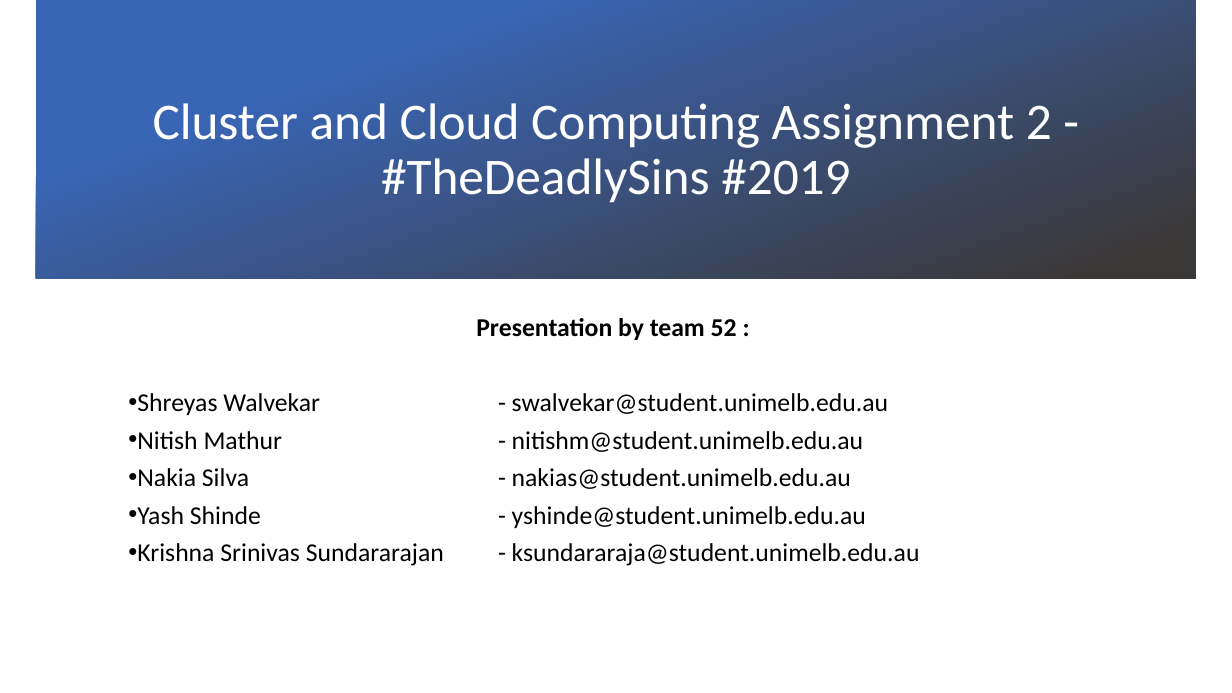
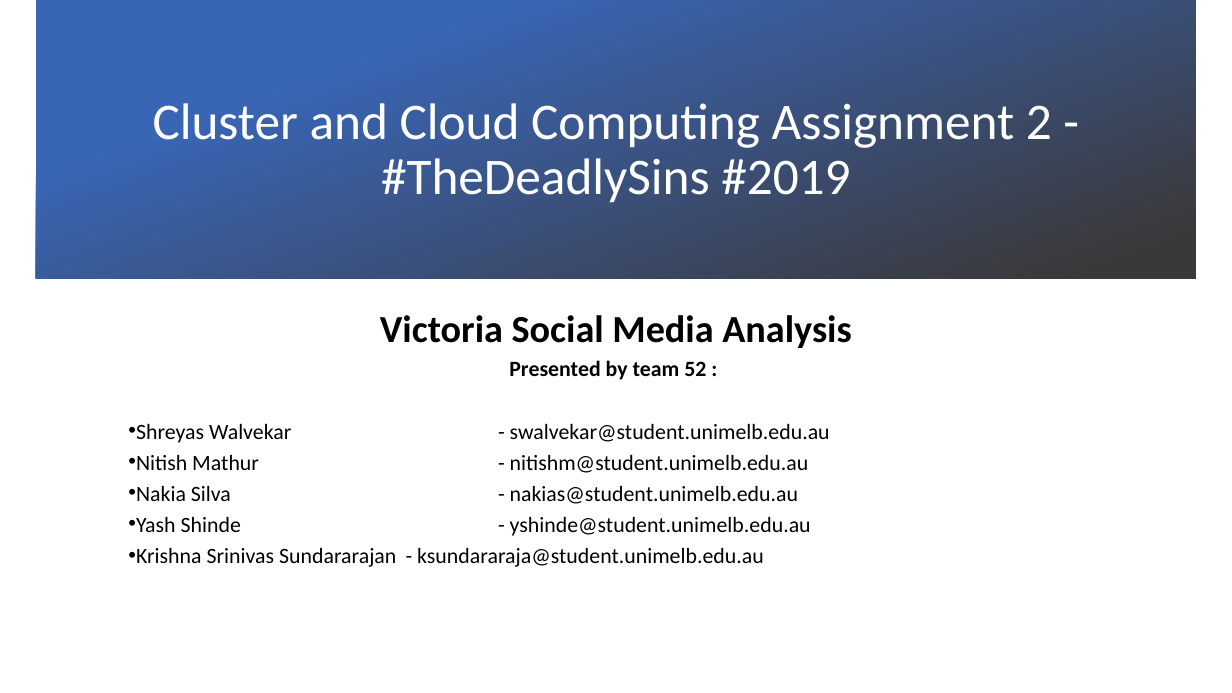
Before and after one commit to demiGod095/Cloud-GOT-Crimes, a slide deck: slide 1 of Presentation.pptx. Drawn at 1232x693 pixels with LibreOffice and Linux fonts; fonts in the diff are those of the drawing; background and template pictures are left out. Boxes give left, top, right and bottom in pixels: in the first picture for what was removed or moved away, otherwise in the second. Text is boxed around its words. In the diff, an @@ line names an element or a change of style, - is before the commit and + after.

```diff
--- a/Presentation.pptx
+++ b/Presentation.pptx
@@ subtitle at (380,315,851,380): text changed; size 20 to 29.8 pt @@
-Presentation by team 52 :
+Victoria Social Media Analysis
+Presented by team 52 :
@@ subtitle at (136,424,830,567): size 20 to 17 pt in "Shreyas Walvekar - swalvekar@student.unimelb.edu.au", "Nitish Mathur - nitishm@student.unimelb.edu.au", "Nakia Silva - nakias@student.unimelb.edu.au", "Yash Shinde - yshinde@student.unimelb.edu.au" and 1 more places; line spacing 0.8 to 0.7 @@
```
